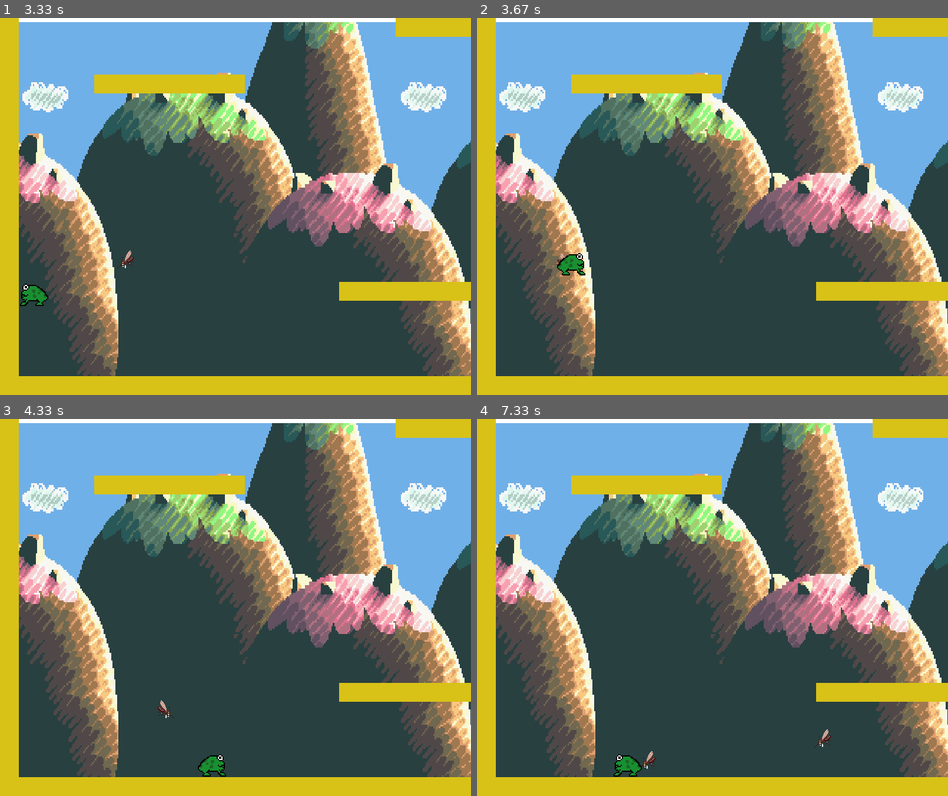
Above: before the commit, frames 1-4 (two rows, left to right).
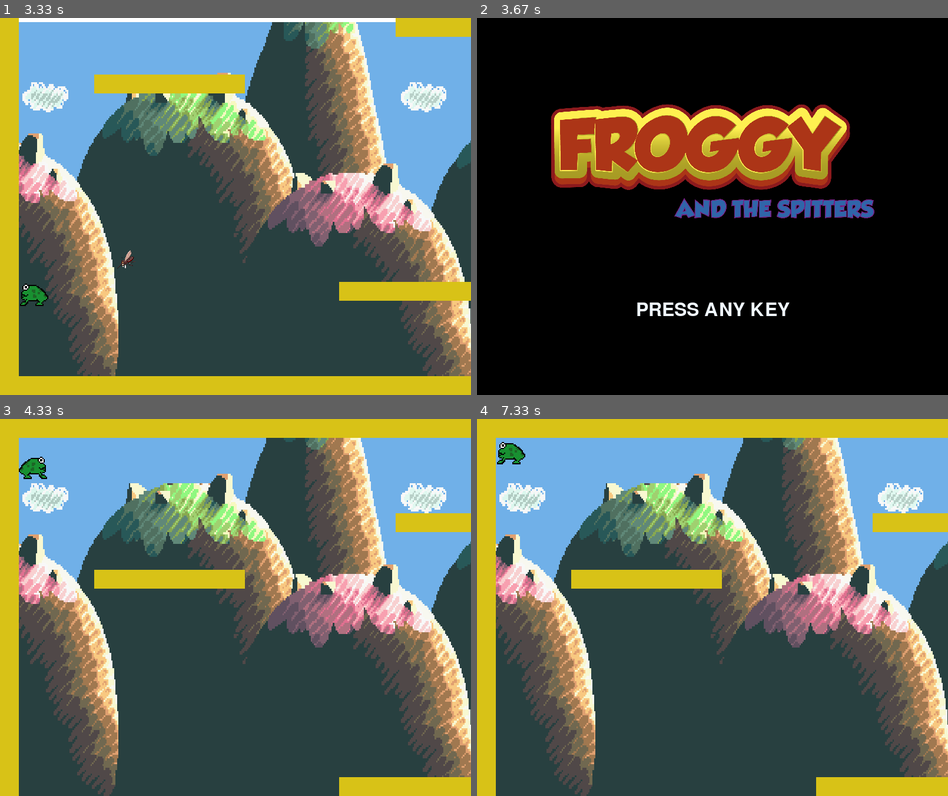
Above: after the commit, the same moments.

Repository: Ebrek/ProyectoIS2
Game: pygame game, started from main.py
The game is run twice, just before and just after one commit, with the same random seed, the same clock (stepped at 60 frames per second) and the same inputs.
Inputs:
- Up to frame 1 (3.33 s): hold Right 0.33-0.8 s; hold Up 0.83-1.18 s; hold Right 1.22-1.68 s; hold Left 1.72-2.25 s; hold Down 2.28-2.58 s; hold Up from 3.05 s (still down)
- Up to frame 2 (3.67 s): release Up at 3.42 s; hold Right from 3.45 s (still down)
- Up to frame 3 (4.33 s): release Right at 4.08 s; hold Down from 4.12 s (still down)
- Up to frame 4 (7.33 s): release Down at 4.48 s; hold Left 4.52-4.98 s; hold Right 5.02-5.48 s; hold Up 5.52-5.82 s; hold Right 5.85-6.32 s; hold Left 6.35-6.88 s; hold Down 6.92-7.22 s; hold Left from 7.25 s (still down)

Frame 1 is identical in both runs. In frame 2, 100% of the frame differs, in the area x 0-100%, y 0-100%; in frame 3, 13%; in frame 4, 13%.

Commit message:
mosquito v0.2
colision con mosquito, se resetea

Diff:
--- a/main.py
+++ b/main.py
@@ -68,9 +68,8 @@
         self.screen.fill([255, 255, 255])
         self.screen.blit(self.backGround.image, self.backGround.rect)
         # update player, draw everything else
-        if(self.player.rect.y>self.total_level_height):
+        if not self.player.update(up, down, left, right, space, running, self.platforms, self.enemies, self.total_level_height):
             return False
-        self.player.update(up, down, left, right, space, running, self.platforms, self.enemies)
         for e in self.entities:
             self.screen.blit(e.image, self.camera.apply(e))
     def playmusic(self, file):
@@ -337,7 +336,8 @@
         self.rect = Rect(x, y, image_rect[0], image_rect[1])
         self.tongue = 0
 
-    def update(self, up, down, left, right, space, running, platforms, enemies):
+    def update(self, up, down, left, right, space, running, platforms, enemies, level_high):
+        vida = True
         if up:
             # only jump if on the ground
             if self.onGround: self.yvel -= 10
@@ -373,13 +373,17 @@
         self.onGround = False;
         # do y-axis collisions
         self.collide(0, self.yvel, platforms)
-
+        vida = self.collide_enemies(enemies)
         self.beobserver(enemies, platforms)
 
         a = Surface((32, 32))
         a.convert()
         a.fill(Color("#d8c217")) # change for image
         b = Rect(32, 32, 32, 32)
+        if(self.rect.y>level_high or (vida)):
+            return False
+        else:
+            return True
 
     def collide(self, xvel, yvel, platforms):
         for p in platforms:
@@ -401,25 +405,13 @@
                     self.yvel = 0
                     print ("collide top")
 
-    def collide_enemies(self, xvel, yvel, enemies):
-        for p in enemies:
-            if pygame.sprite.collide_rect(self, p):
-                if isinstance(p, ExitBlock):
-                    pygame.event.post(pygame.event.Event(QUIT))
-                if xvel > 0:
-                    self.rect.right = p.rect.left
-                    print ("collide right")
-                if xvel < 0:
-                    self.rect.left = p.rect.right
-                    print ("collide left")
-                if yvel > 0:
-                    self.rect.bottom = p.rect.top
-                    self.onGround = True
-                    self.yvel = 0
-                if yvel < 0:
-                    self.rect.top = p.rect.bottom
-                    self.yvel = 0
-                    print ("collide top")
+    def collide_enemies(self, enemies):
+        for e in enemies:
+            if pygame.sprite.collide_rect(self, e):
+                print("--------CHOCA------")
+                return True
+                #pygame.event.post(pygame.event.Event(QUIT))
+        return False
     def beobserver(self, enemies, platforms):
         for q in enemies:
             if isinstance(q, EnemyMosquito):
